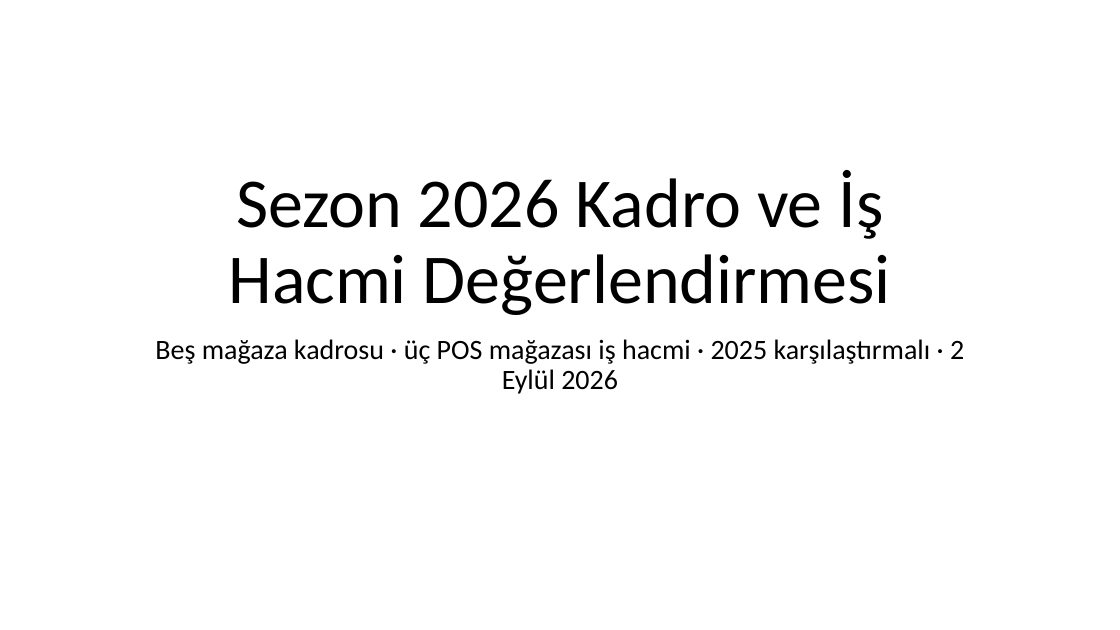
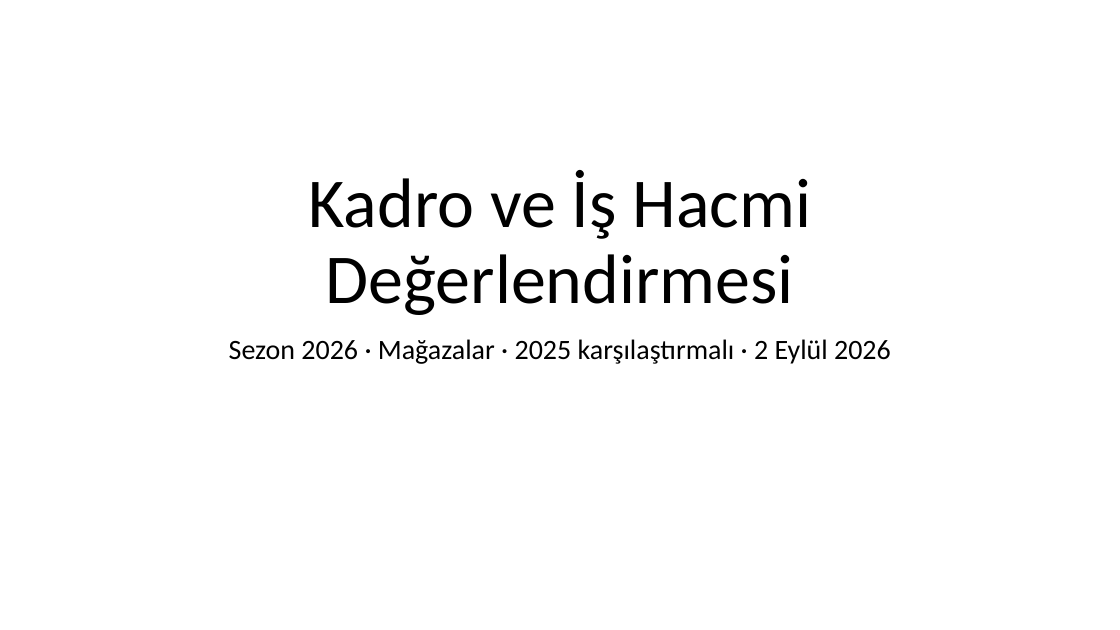
Before and after one commit to fikrierenn/pusula, a slide deck: slide 1 of briefings/sezon-kadro-20260902/sunum-kadro-sezon2026.pptx. Drawn at 1120x630 pixels with LibreOffice and Linux fonts; fonts in the diff are those of the drawing; background and template pictures are left out. Boxes give left, top, right and bottom in pixels: in the first picture for what was removed or moved away, otherwise in the second. Text is boxed around its words. In the diff, an @@ line names an element or a change of style, - is before the commit and + after.

```diff
--- a/briefings/sezon-kadro-20260902/sunum-kadro-sezon2026.pptx
+++ b/briefings/sezon-kadro-20260902/sunum-kadro-sezon2026.pptx
@@ title at (309, 170, 812, 315): text changed @@
-Sezon 2026 Kadro ve İş Hacmi Değerlendirmesi
+Kadro ve İş Hacmi Değerlendirmesi
@@ subtitle at (229, 339, 891, 364): text changed @@
-Beş mağaza kadrosu · üç POS mağazası iş hacmi · 2025 karşılaştırmalı · 2 Eylül 2026
+Sezon 2026 · Mağazalar · 2025 karşılaştırmalı · 2 Eylül 2026
```
Also in this commit, not shown: 13 other slides changed, 1 other file.
